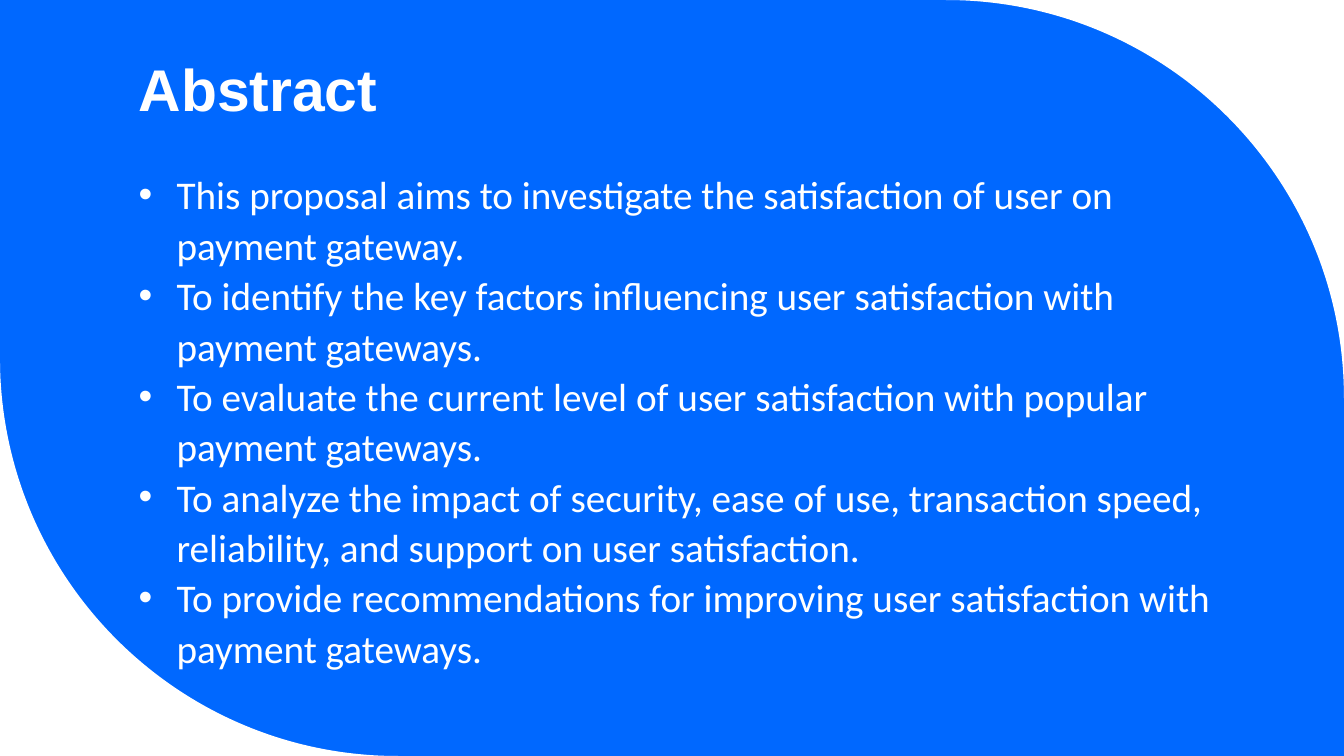
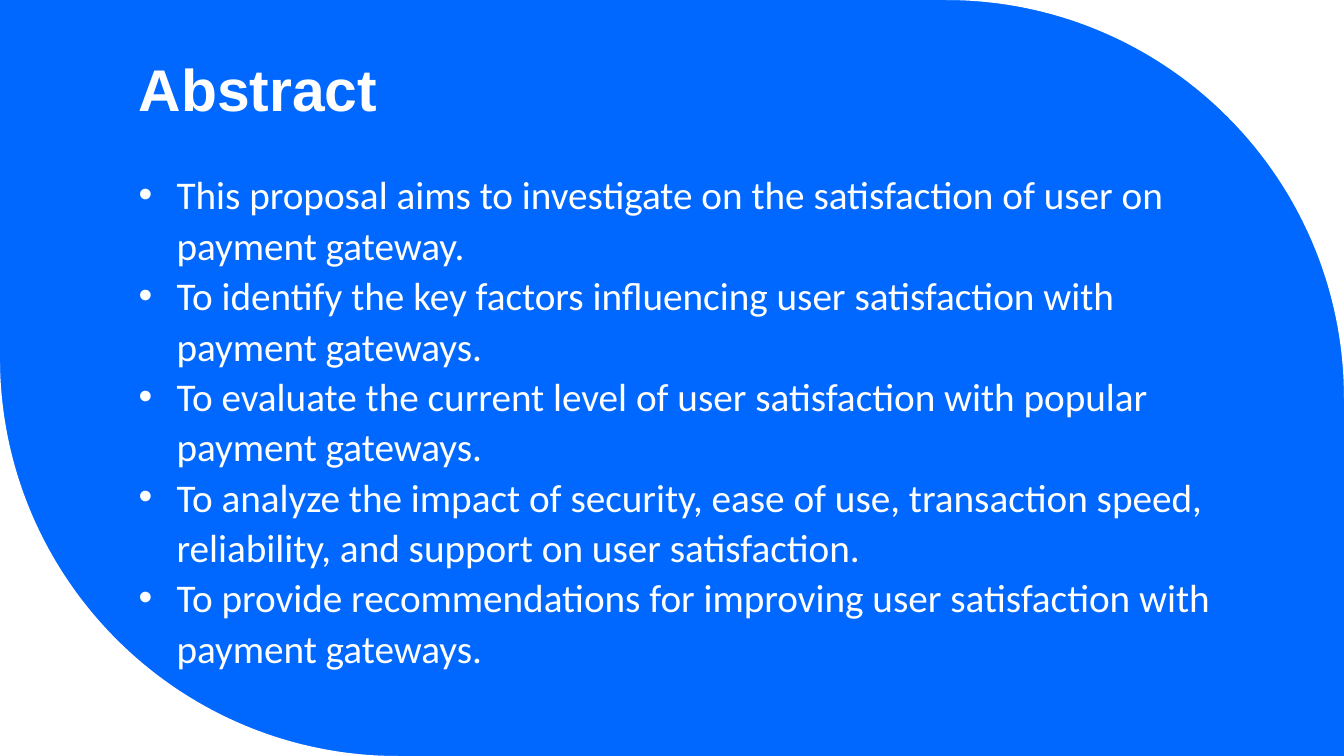
Before and after one commit to manishshrestha01/javalab, a slide deck: slide 3 of research.pptx. Drawn at 1344x756 pixels with LibreOffice and Linux fonts; fonts in the diff are those of the drawing. Boxes give left, top, right and bottom in pixels: in the first picture for what was removed or moved away, otherwise in the second. Text is boxed around its words. In the diff, an @@ line names an element or a change of style, - is before the commit and + after.

```diff
--- a/research.pptx
+++ b/research.pptx
@@ text at (177, 181, 1163, 267): text changed @@
-• This proposal aims to investigate the satisfaction of user on payment gateway.
+• This proposal aims to investigate on the satisfaction of user on payment gateway.
```
Also in this commit, not shown: 6 other slides changed.
